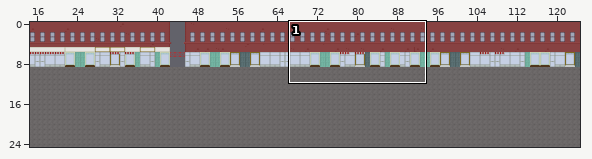
An edit to a level. Tiled map, maps/ep1s2.tmx. The first picture is a wide view before the edit; the outline marks the close-up.
Close-up. As it was:
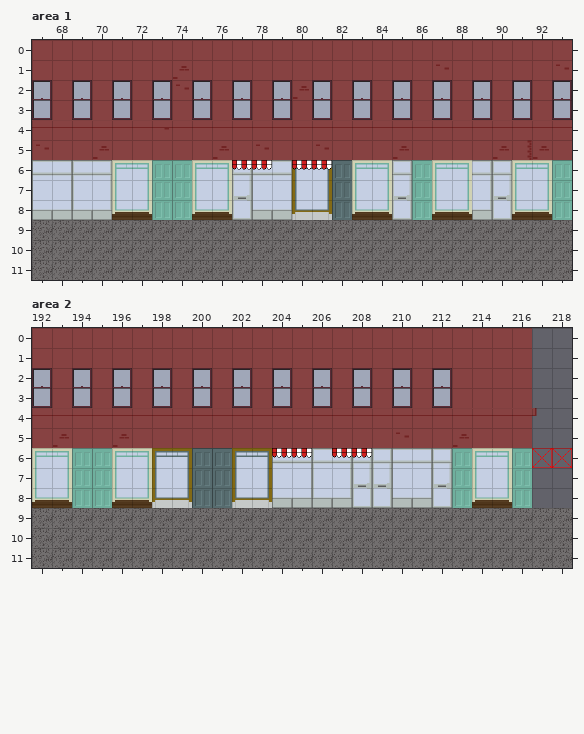
Cells are 32x32 px. Shown: area 1 x 67..93, y 0..11; area 2 x 192..218, y 0..11. The commit also changed other parts of the map, which this record leaves out.
And afterwards:
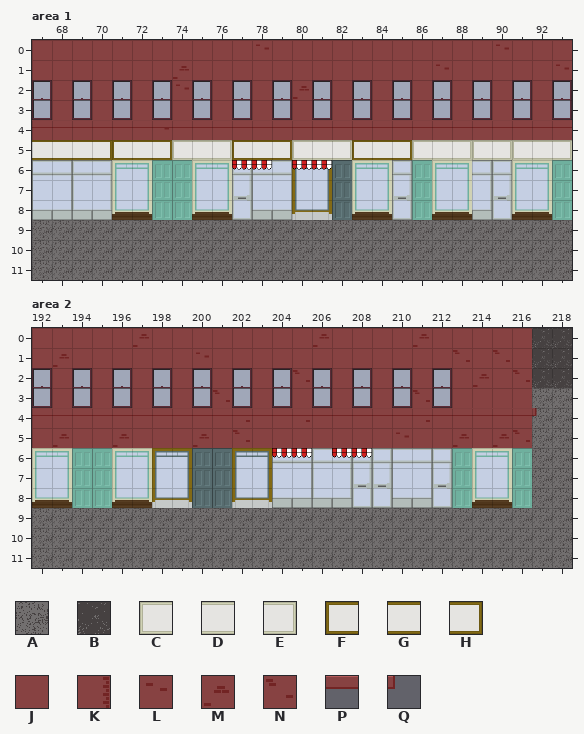
Key: from "Ground 2": A 1, B 2; from "Store Front": C 37, D 38, E 39, F 57, G 58, H 59; from "Wall": J 1, K 2, L 10, M 11, N 12, P 31, Q 32.
_ is an empty cell.
Tiles of an added or newly shown layer are drawn over the layers below it.
Changes in this commit:
{"where": "layer \"Bricks\" (removed), area 1"}
{"y":5,"x":67,"old":"L","new":"_"}
{"y":5,"x":69,"old":"JM","new":"__"}
{"y":5,"x":76,"old":"M","new":"_"}
{"y":5,"x":78,"old":"L","new":"_"}
{"y":5,"x":81,"old":"L","new":"_"}
{"y":5,"x":85,"old":"M","new":"_"}
{"y":5,"x":90,"old":"MKMJ","new":"____"}
{"where": "layer \"Bricks and stores\" (added), area 1"}
{"y":0,"x":78,"old":"_","new":"L"}
{"y":0,"x":90,"old":"_","new":"L"}
{"y":5,"x":67,"old":"___________________________","new":"GGGHFGHCDEFGHCDEFGHCDECECDE"}
{"where": "layer \"Ground\", area 2"}
{"y":0,"x":217,"old":"__","new":"BB"}
{"y":1,"x":217,"old":"__","new":"BB"}
{"y":2,"x":217,"old":"__","new":"BB"}
{"y":3,"x":217,"old":"__","new":"AA"}
{"y":4,"x":217,"old":"__","new":"AA"}
{"y":5,"x":217,"old":"__","new":"AA"}
{"y":6,"x":217,"old":"__","new":"AA"}
{"y":7,"x":217,"old":"__","new":"AA"}
{"y":8,"x":217,"old":"__","new":"AA"}
{"where": "layer \"Tile Layer 4\" (removed), area 2"}
{"y":4,"x":202,"old":"P","new":"_"}
{"y":4,"x":205,"old":"P","new":"_"}
{"y":4,"x":211,"old":"P","new":"_"}
{"y":4,"x":217,"old":"Q","new":"_"}
{"where": "layer \"Bricks and stores\" (added), area 2"}
{"y":0,"x":197,"old":"_","new":"M"}
{"y":0,"x":206,"old":"_","new":"M"}
{"y":0,"x":211,"old":"_","new":"M"}
{"y":1,"x":193,"old":"_","new":"M"}
{"y":1,"x":200,"old":"_","new":"L"}
{"y":1,"x":213,"old":"_","new":"N"}
{"y":1,"x":215,"old":"_","new":"N"}
{"y":2,"x":205,"old":"_","new":"N"}
{"y":2,"x":214,"old":"_","new":"M"}
{"y":2,"x":216,"old":"_","new":"N"}
{"y":3,"x":201,"old":"_","new":"N"}
{"y":3,"x":211,"old":"_","new":"N"}
{"y":4,"x":202,"old":"_","new":"N"}
{"y":4,"x":205,"old":"_","new":"N"}
{"y":4,"x":211,"old":"_","new":"N"}
{"y":5,"x":200,"old":"_","new":"M"}
{"y":5,"x":202,"old":"_","new":"N"}
{"y":5,"x":215,"old":"__","new":"MN"}
{"where": "layer \"Windows\" (added), area 2"}
{"y":4,"x":202,"old":"_","new":"P"}
{"y":4,"x":205,"old":"_","new":"P"}
{"y":4,"x":211,"old":"_","new":"P"}
{"y":4,"x":217,"old":"_","new":"Q"}
